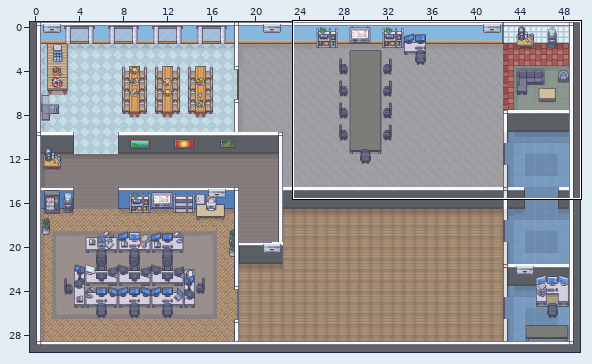
A Tiled map gets an edit: core/assets/gameboardv2.tmx. The first picture is a wide view before the edit; the outline marks the close-up.
Close-up. Before the edit:
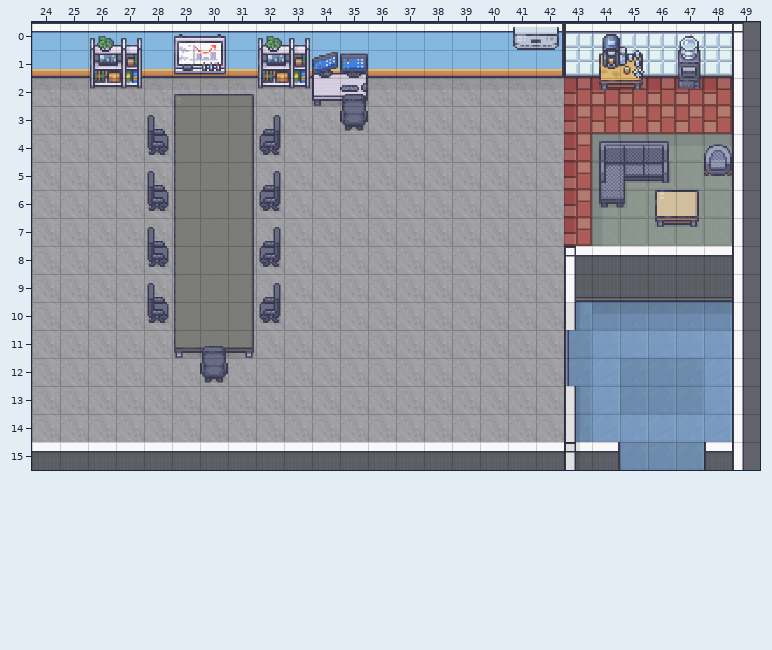
Cells are 32x32 px. Shown: x 24..49, y 0..15. The commit also changed other parts of the map, which this record leaves out.
After the commit:
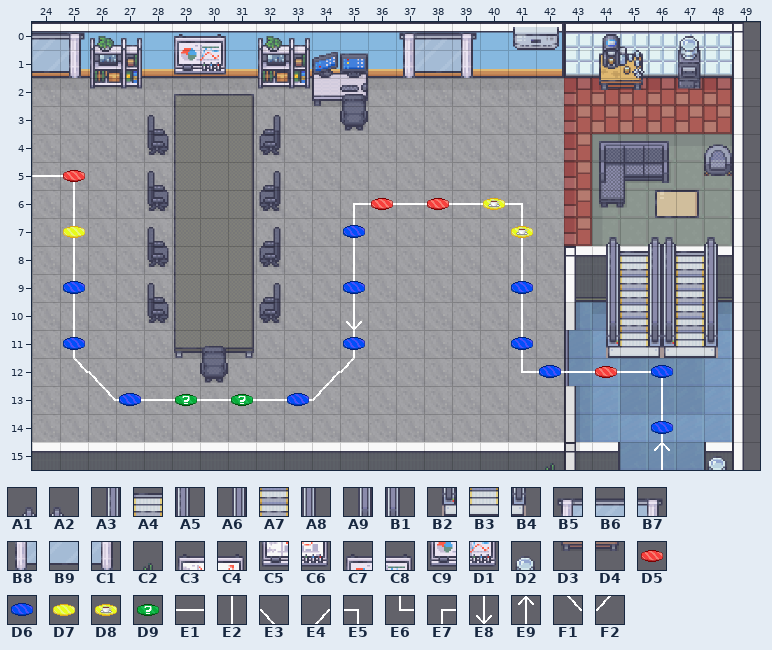
Key: from "Genericx32": A1 877, A2 879, A3 893, A4 894, A5 895, A6 909, A7 910, A8 911, A9 925, B1 927, B2 941, B3 942, B4 943, B5 1034, B6 1035, B7 1036, B8 1050, B9 1051, C1 1052; from "Officex32": C2 198, C3 201, C4 202, C5 217, C6 218, C7 233, C8 234, C9 249, D1 250, D2 252, D3 310, D4 311; from "pathsx32": D5 1, D6 2, D7 3, D8 7, D9 8, E1 16, E2 17, E3 20, E4 21, E5 22, E6 22 turned 180, E7 22 turned 270, E8 23, E9 23 turned 180, F1 24, F2 25.
__ is an empty cell, .. an unchanged one.
Tiles of an added or newly shown layer are drawn over the layers below it.
Diff:
--- layer "WallDecor"
@@ x 24..39 @@
- 0 __ __ .. .. .. C3 C4 .. .. .. .. .. .. __ __ __
- 1 __ __ .. .. .. C5 C6 .. .. .. .. .. .. __ __ __
+ 0 B6 B7 .. .. .. C7 C8 .. .. .. .. .. .. B5 B6 B7
+ 1 B9 C1 .. .. .. C9 D1 .. .. .. .. .. .. B8 B9 C1
--- layer "UpperFloorDecor"
@@ x 44..48 @@
- 7 __ .. D3 D4 __
- 8 __ __ __ __ __
- 9 __ __ __ .. __
-10 __ __ __ .. __
-11 __ __ __ .. __
+ 7 A1 .. A2 __ A2
+ 8 A3 A4 A5 A4 A5
+ 9 A6 A7 A8 .. A8
+10 A9 A7 B1 .. B1
+11 B2 B3 B4 .. B4
@@ x 48..48 @@
-15 __
+15 D2
--- layer "Furniture"
@@ x 46..48 @@
- 7 __ .. __
- 8 __ __ __
- 9 __ __ __
-10 __ __ __
-11 __ __ __
+ 7 A1 .. A2
+ 8 A3 A4 A5
+ 9 A6 A7 A8
+10 A9 A7 B1
+11 B2 B3 B4
@@ x 42..42 @@
-15 __
+15 C2
--- layer "Gamepaths" (added)
@@ x 24..46 @@
- 5 __ __ .. .. .. .. .. .. .. .. .. .. .. .. .. .. .. .. .. .. .. .. ..
- 6 .. __ .. .. .. .. .. .. .. .. .. __ __ __ __ __ __ __ .. .. .. .. ..
- 7 .. __ .. .. .. .. .. .. .. .. .. __ .. .. .. .. .. __ .. .. .. .. ..
- 8 .. __ .. .. .. .. .. .. .. .. .. __ .. .. .. .. .. __ .. .. .. .. ..
- 9 .. __ .. .. .. .. .. .. .. .. .. __ .. .. .. .. .. __ .. .. .. .. ..
-10 .. __ .. .. .. .. .. .. .. .. .. __ .. .. .. .. .. __ .. .. .. .. ..
-11 .. __ .. .. .. .. .. .. .. .. .. __ .. .. .. .. .. __ .. .. .. .. ..
-12 .. __ __ .. .. .. .. .. .. .. __ __ .. .. .. .. .. __ __ __ __ __ __
-13 .. .. __ __ __ __ __ __ __ __ __ .. .. .. .. .. .. .. .. .. .. .. __
-14 .. .. .. .. .. .. .. .. .. .. .. .. .. .. .. .. .. .. .. .. .. .. __
-15 .. .. .. .. .. .. .. .. .. .. .. .. .. .. .. .. .. .. .. .. .. .. __
+ 5 E1 E5 .. .. .. .. .. .. .. .. .. .. .. .. .. .. .. .. .. .. .. .. ..
+ 6 .. E2 .. .. .. .. .. .. .. .. .. E7 E1 E1 E1 E1 E1 E5 .. .. .. .. ..
+ 7 .. E2 .. .. .. .. .. .. .. .. .. E2 .. .. .. .. .. E2 .. .. .. .. ..
+ 8 .. E2 .. .. .. .. .. .. .. .. .. E2 .. .. .. .. .. E2 .. .. .. .. ..
+ 9 .. E2 .. .. .. .. .. .. .. .. .. E2 .. .. .. .. .. E2 .. .. .. .. ..
+10 .. E2 .. .. .. .. .. .. .. .. .. E8 .. .. .. .. .. E2 .. .. .. .. ..
+11 .. E2 .. .. .. .. .. .. .. .. .. E2 .. .. .. .. .. E2 .. .. .. .. ..
+12 .. F1 E3 .. .. .. .. .. .. .. E4 F2 .. .. .. .. .. E6 E1 E1 E1 E1 E5
+13 .. .. F1 E1 E1 E1 E1 E1 E1 E1 F2 .. .. .. .. .. .. .. .. .. .. .. E2
+14 .. .. .. .. .. .. .. .. .. .. .. .. .. .. .. .. .. .. .. .. .. .. E2
+15 .. .. .. .. .. .. .. .. .. .. .. .. .. .. .. .. .. .. .. .. .. .. E9
--- layer "GameBoard"
@@ x 25..41 @@
- 5 __ .. .. .. .. .. .. .. .. .. .. .. .. .. .. .. ..
- 6 .. .. .. .. .. .. .. .. .. .. .. __ .. __ .. __ ..
- 7 __ .. .. .. .. .. .. .. .. .. __ .. .. .. .. .. __
+ 5 D5 .. .. .. .. .. .. .. .. .. .. .. .. .. .. .. ..
+ 6 .. .. .. .. .. .. .. .. .. .. .. D5 .. D5 .. D8 ..
+ 7 D7 .. .. .. .. .. .. .. .. .. D6 .. .. .. .. .. D8
@@ x 25..41 @@
- 9 __ .. .. .. .. .. .. .. .. .. __ .. .. .. .. .. __
+ 9 D6 .. .. .. .. .. .. .. .. .. D6 .. .. .. .. .. D6
@@ x 25..46 @@
-11 __ .. .. .. .. .. .. .. .. .. __ .. .. .. .. .. __ .. .. .. .. ..
-12 .. .. .. .. .. .. .. .. .. .. .. .. .. .. .. .. .. __ .. __ .. __
-13 .. .. __ .. __ .. __ .. __ .. .. .. .. .. .. .. .. .. .. .. .. ..
-14 .. .. .. .. .. .. .. .. .. .. .. .. .. .. .. .. .. .. .. .. .. __
+11 D6 .. .. .. .. .. .. .. .. .. D6 .. .. .. .. .. D6 .. .. .. .. ..
+12 .. .. .. .. .. .. .. .. .. .. .. .. .. .. .. .. .. D6 .. D5 .. D6
+13 .. .. D6 .. D9 .. D9 .. D6 .. .. .. .. .. .. .. .. .. .. .. .. ..
+14 .. .. .. .. .. .. .. .. .. .. .. .. .. .. .. .. .. .. .. .. .. D6
Changed places in both close-ups, as pixel boxes (x1, y1, x2, y2):
added: (32, 32, 85, 78)
changed: (179, 43, 221, 64)
added: (399, 32, 477, 78)
changed: (32, 170, 727, 470)
